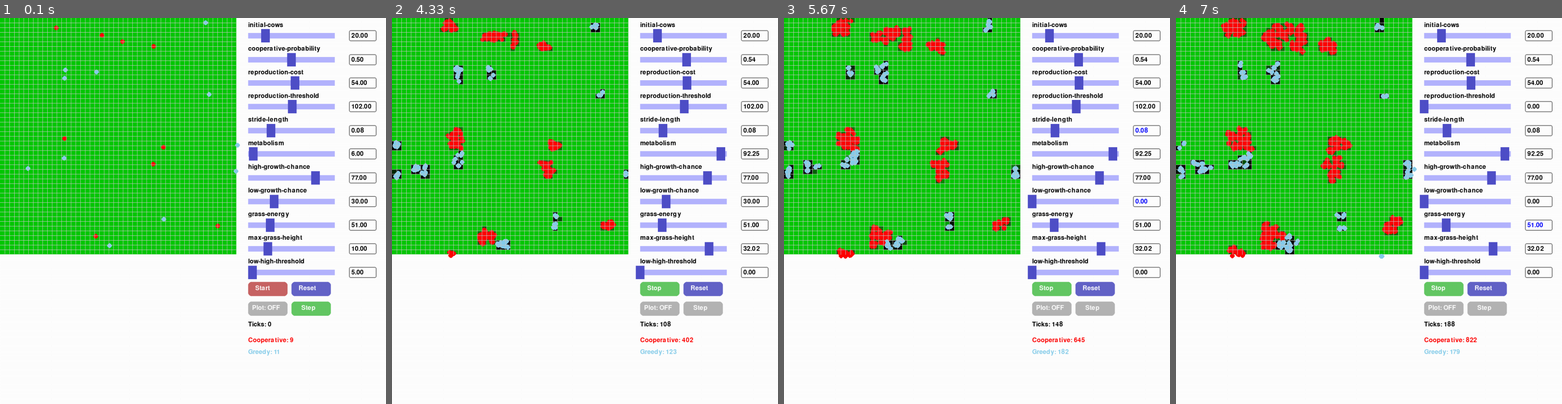
Above: before the commit, frames 1-4 (left to right).
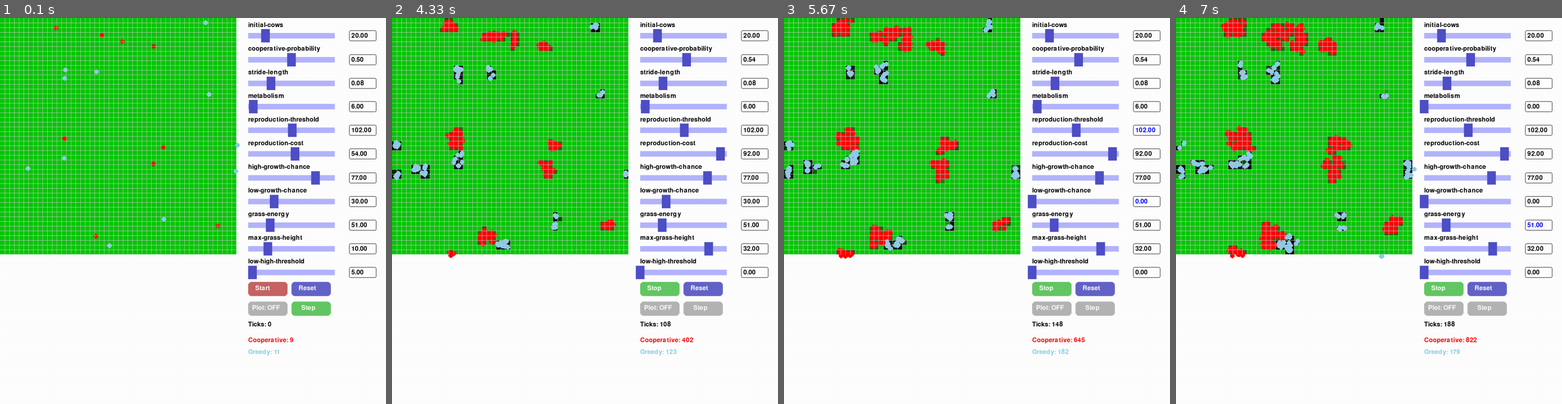
Above: after the commit, the same moments.

Repository: doesburg11/SocialBehavior
Game: pygame game, started from cooperation/cooperation_pygame_ui.py
Two runs of this game, one before a commit and one after it. Both use one fixed random seed, a clock stepped at 60 frames per second and the inputs below.
Inputs (mouse positions are in pixels of both pictures, inside the frame that each line leads up to):
- Up to frame 1 (0.1 s): no input
- Up to frame 2 (4.33 s): press the mouse at (681, 265) at 0.37 s; move the mouse to (677, 176) at 0.47 s; release the mouse at (669, 91) at 0.6 s; click "Start" at 0.72 s; press the mouse at (681, 265) at 1.03 s; move the mouse to (619, 245) at 1.13 s; release the mouse at (557, 226) at 1.27 s; press the mouse at (681, 52) at 1.37 s; move the mouse to (685, 56) at 1.47 s; release the mouse at (685, 64) at 1.6 s; press the mouse at (681, 145) at 1.7 s; move the mouse to (700, 214) at 1.8 s; release the mouse at (720, 288) at 1.93 s; press the mouse at (754, 176) at 2.03 s; move the mouse to (658, 153) at 2.13 s; release the mouse at (561, 126) at 2.27 s; press the mouse at (681, 265) at 2.37 s; move the mouse to (573, 311) at 2.47 s; release the mouse at (469, 353) at 2.6 s; press the mouse at (754, 153) at 2.7 s; move the mouse to (662, 249) at 2.8 s; release the mouse at (569, 346) at 2.93 s; press the mouse at (754, 226) at 3.03 s; move the mouse to (696, 199) at 3.13 s; release the mouse at (639, 176) at 3.27 s; press the mouse at (754, 199) at 3.37 s; move the mouse to (673, 268) at 3.47 s; release the mouse at (588, 334) at 3.6 s; tap Enter at 3.67 s; press the mouse at (681, 241) at 4.03 s; move the mouse to (696, 222) at 4.13 s; release the mouse at (708, 203) at 4.27 s
- Up to frame 3 (5.67 s): press the mouse at (1146, 153) at 4.37 s; move the mouse to (996, 245) at 4.47 s; release the mouse at (841, 338) at 4.6 s; press the mouse at (1146, 199) at 4.7 s; move the mouse to (988, 230) at 4.8 s; release the mouse at (834, 257) at 4.93 s; press the mouse at (1073, 195) at 5.03 s; move the mouse to (965, 238) at 5.13 s; release the mouse at (853, 284) at 5.27 s; press the mouse at (1146, 129) at 5.37 s; move the mouse to (1088, 126) at 5.47 s; release the mouse at (1027, 122) at 5.6 s
- Up to frame 4 (7 s): press the mouse at (1465, 99) at 5.7 s; move the mouse to (1376, 214) at 5.8 s; release the mouse at (1287, 334) at 5.93 s; press the mouse at (1465, 99) at 6.03 s; move the mouse to (1399, 156) at 6.13 s; release the mouse at (1334, 214) at 6.27 s; press the mouse at (1538, 153) at 6.37 s; move the mouse to (1477, 191) at 6.47 s; release the mouse at (1411, 230) at 6.6 s; press the mouse at (1538, 226) at 6.7 s; move the mouse to (1473, 199) at 6.8 s; release the mouse at (1411, 172) at 6.93 s

The runs differ from the first frame. In frame 1, 1.6% of the frame differs, in the area x 64-98%, y 13-37%; in frame 2, 1.4%; in frame 3, 1.4%; in frame 4, 1.2%.

Commit message:
Add step parameter to Slider class for finer control over values

Diff:
--- a/cooperation/cooperation_pygame_ui.py
+++ b/cooperation/cooperation_pygame_ui.py
@@ -35,7 +35,7 @@
 GRAY = (200, 200, 200)
 
 class Slider:
-    def __init__(self, x, y, w, label, minval, maxval, value, font, param_name):
+    def __init__(self, x, y, w, label, minval, maxval, value, font, param_name, step=1.0):
         self.x = x
         self.y = y
         self.w = w
@@ -46,6 +46,7 @@
         self.value = value
         self.font = font
         self.param_name = param_name
+        self.step = step
         self.dragging = False
         self.editing = False
         self.text = f"{self.value:.2f}"
@@ -91,8 +92,10 @@
             self.dragging = False
         elif event.type == pygame.MOUSEMOTION and self.dragging:
             relx = min(max(event.pos[0] - self.rect.x, 0), self.rect.w)
-            self.value = self.minval + (self.maxval-self.minval)*relx/self.rect.w
-            self.value = min(max(self.value, self.minval), self.maxval)
+            raw_value = self.minval + (self.maxval-self.minval)*relx/self.rect.w
+            # Snap to step size
+            steps = round((raw_value - self.minval) / self.step)
+            self.value = min(max(self.minval + steps * self.step, self.minval), self.maxval)
             self.text = f"{self.value:.2f}"
             return True
         if self.editing:
@@ -101,7 +104,9 @@
                     try:
                         v = float(self.text)
                         v = min(max(v, self.minval), self.maxval)
-                        self.value = v
+                        # Snap to step size
+                        steps = round((v - self.minval) / self.step)
+                        self.value = self.minval + steps * self.step
                     except ValueError:
                         pass
                     self.editing = False
@@ -202,19 +207,19 @@
     slider_x = WIDTH + 30  # Increased from 10 to 30 for more space
     slider_y = 10
     sliders = [
-        Slider(slider_x, slider_y + i * slider_gap, 220, label, minv, maxv, val, font, pname)
-        for i, (label, minv, maxv, val, pname) in enumerate([
-            ('initial-cows', 0, 100, initial_cows, 'initial_cows'),
-            ('cooperative-probability', 0.0, 1.0, cooperative_probability, 'cooperative_probability'),
-            ('reproduction-cost', 0, 99, reproduction_cost, 'reproduction_cost'),
-            ('reproduction-threshold', 0, 200, reproduction_threshold, 'reproduction_threshold'),
-            ('stride-length', 0, 0.3, stride_length, 'stride_length'),
-            ('metabolism', 0, 99, metabolism, 'metabolism'),
-            ('high-growth-chance', 0, 99, high_growth_chance, 'high_growth_chance (%)'),
-            ('low-growth-chance', 0, 99, low_growth_chance, 'low_growth_chance (%)'),
-            ('grass-energy', 0, 200, grass_energy, 'grass_energy'),
-            ('max-grass-height', 1, 40, max_grass_height, 'max_grass_height'),
-            ('low-high-threshold', 0, 99, low_high_threshold, 'low_high_threshold'),
+        Slider(slider_x, slider_y + i * slider_gap, 220, label, minv, maxv, val, font, pname, step)
+        for i, (label, minv, maxv, val, pname, step) in enumerate([
+            ('initial-cows', 0, 100, initial_cows, 'initial_cows', 1),
+            ('cooperative-probability', 0.0, 1.0, cooperative_probability, 'cooperative_probability', 0.01),
+            ('stride-length', 0, 0.3, stride_length, 'stride_length', 0.01),
+            ('metabolism', 0, 99, metabolism, 'metabolism', 1),
+            ('reproduction-threshold', 0, 200, reproduction_threshold, 'reproduction_threshold', 1),
+            ('reproduction-cost', 0, 99, reproduction_cost, 'reproduction_cost', 1),
+            ('high-growth-chance', 0, 99, high_growth_chance, 'high_growth_chance', 1),
+            ('low-growth-chance', 0, 99, low_growth_chance, 'low_growth_chance', 1),
+            ('grass-energy', 0, 200, grass_energy, 'grass_energy', 1),
+            ('max-grass-height', 1, 40, max_grass_height, 'max_grass_height', 1),
+            ('low-high-threshold', 0, 99, low_high_threshold, 'low_high_threshold', 1),
         ])
     ]
     # Place buttons below the last slider
